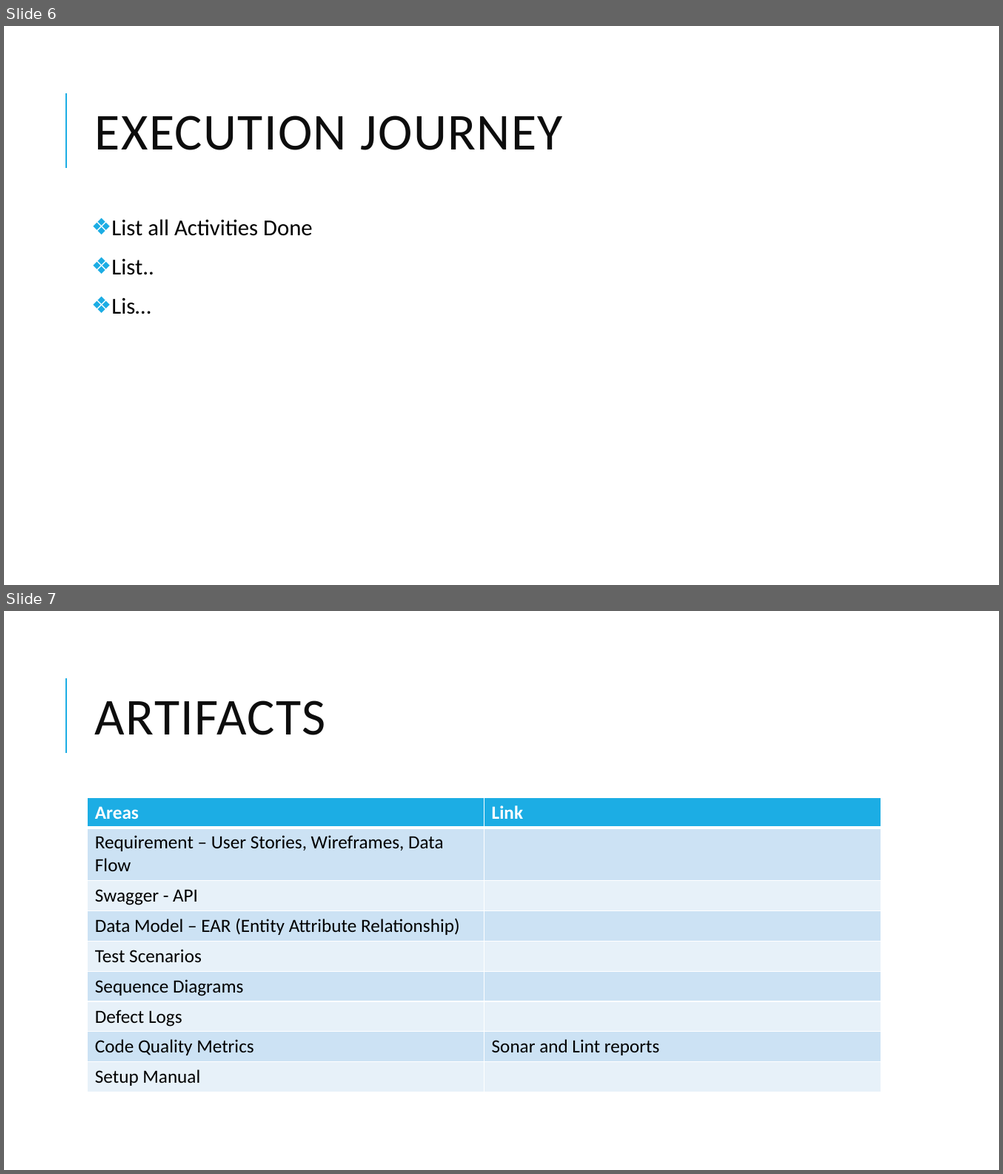
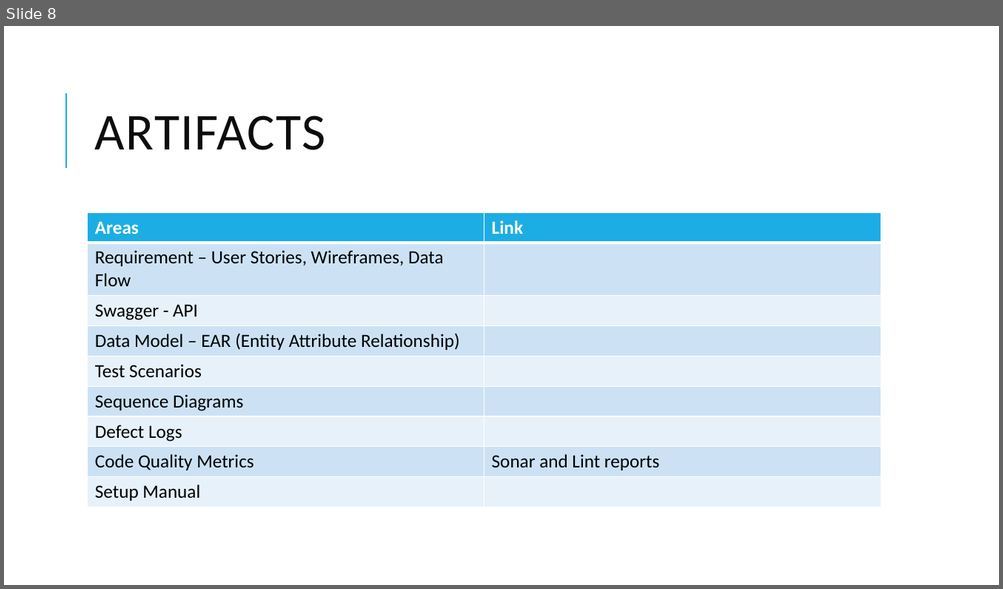
Before and after one commit to TeamAlpha01/Project, a slide deck: Demo PPT/Demo Template.pptx. Shown one above the other, each under a label of ours: slides 6 and 7 before the commit, slide 8 after it. The pictures are 1003x1174 and 1003x589 pixels, drawn with LibreOffice and Linux fonts; fonts in the diff are those of the drawing. Boxes give left, top, right and bottom in pixels: in the first picture for what was removed or moved away, otherwise in the second. Text is boxed around its words. In the diff, an @@ line names an element or a change of style, - is before the commit and + after.

```diff
--- a/Demo PPT/Demo Template.pptx
+++ b/Demo PPT/Demo Template.pptx
@@ slide 6 removed at bbox=[4, 26, 999, 585], background #FFFFFF; not listed: 1 template element that a slide beside it also shows @@
@@ title removed at bbox=[95, 116, 563, 150] @@
-EXECUTION JOURNEY
@@ text removed at bbox=[111, 219, 313, 315] @@
-❖ List all Activities Done
-❖ List..
-❖ Lis…
@@ what was slide 7 is now slide 8 @@
```
Also in this commit, not shown: 6 slides changed, 3 slides added, 1 other slide removed.
